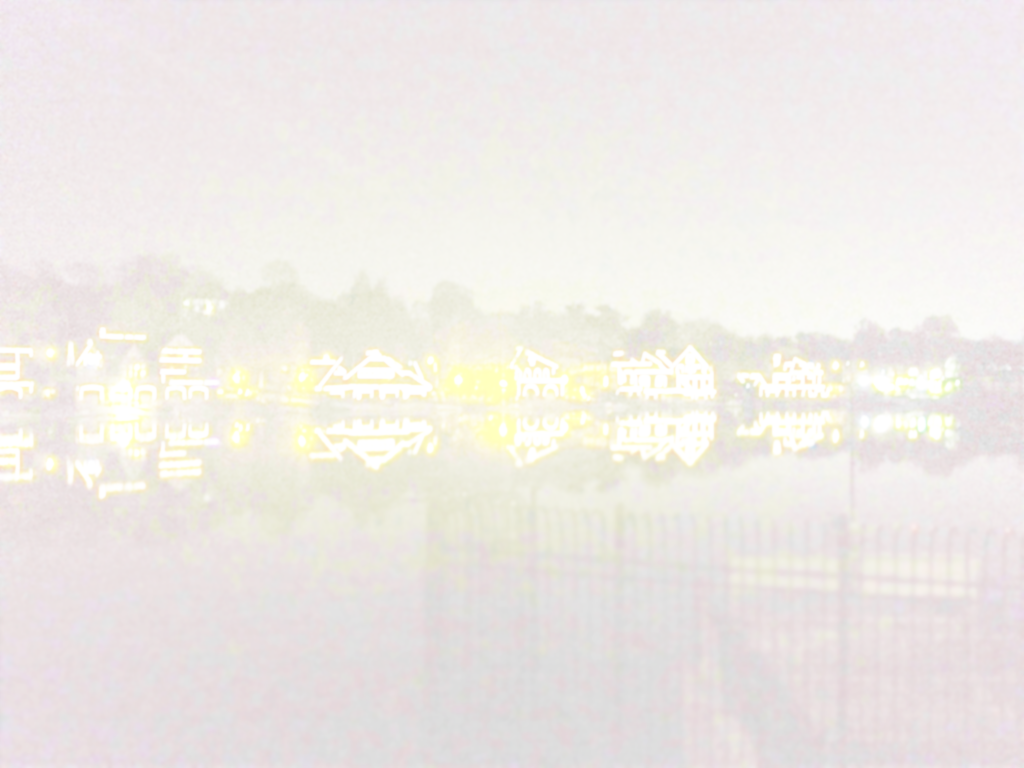
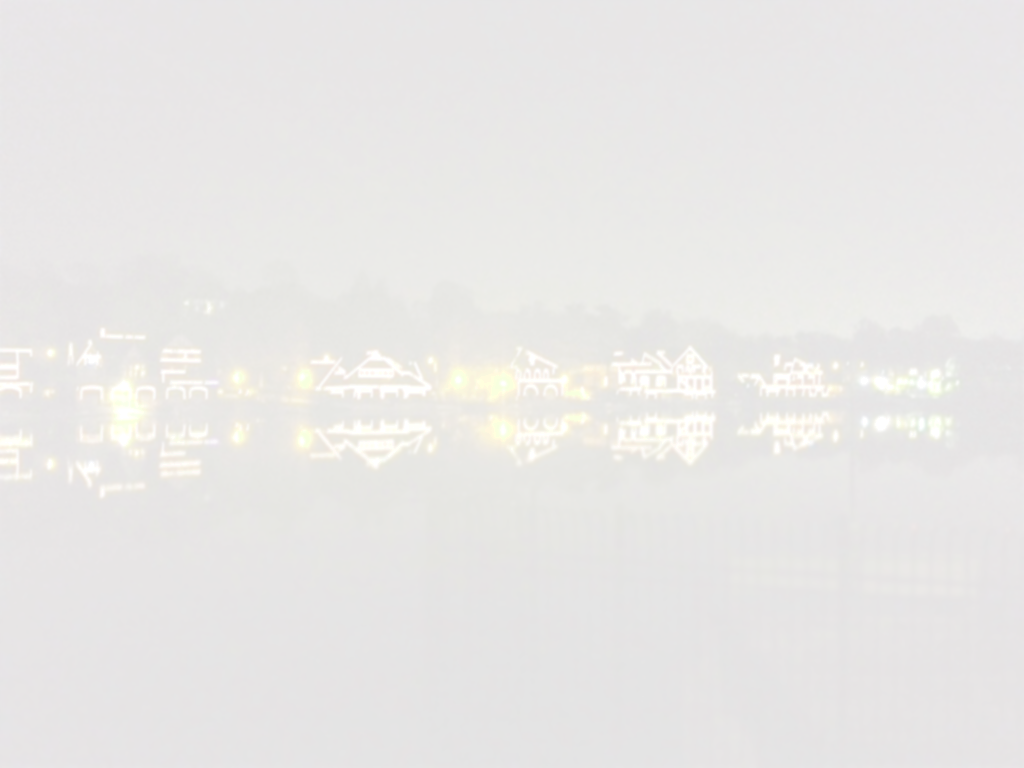
Layer changes from the first 1024px x 768px image to the second:
"Layer 2": opacity 60% → 80% over bbox(0, 0, 1024, 768)
painted on "Layer 1" over bbox(0, 0, 1024, 768)
